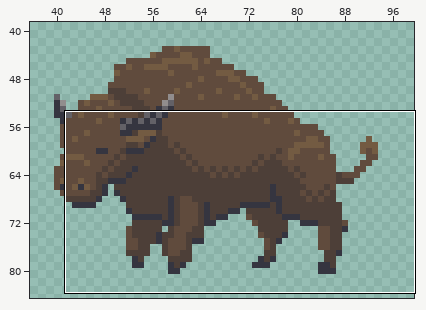
A pixel-art file gets an edit: Sprites/Bison/bison_animation.aseprite. Above: a wide view before the commit, with the close-up outlined.
Close-up. The starting point:
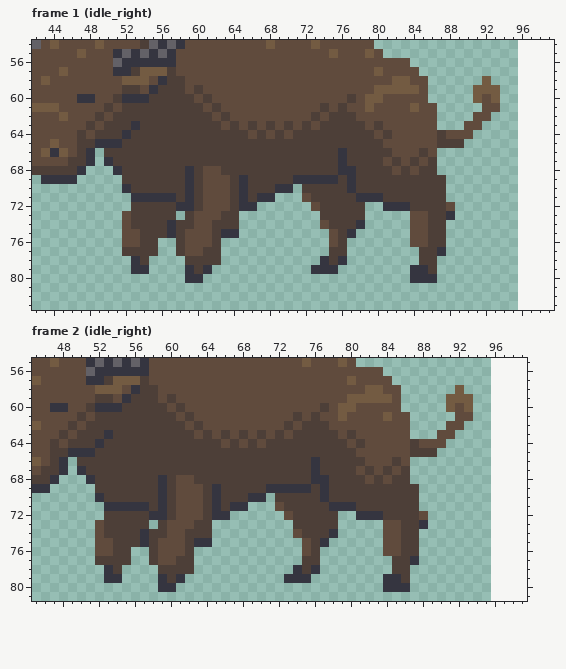
64x64 pixels, 38 frames. Shown: frame 1 (idle_right): x 42..99, y 54..83; frame 2 (idle_right): x 45..99, y 55..81. The old version is drawn lined up with the new one, on the new canvas. The wide view leaves out empty margins. The commit also changed other frames or places, which this record leaves out.
After the commit:
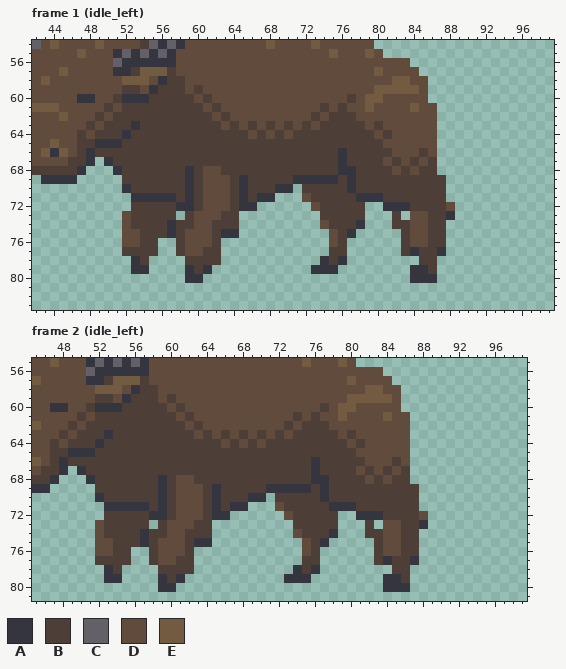
Palette (. is transparent): A #353540  B #4d3f38  C #636167  D #604b3d  E #735b42
Commit message: added bison spawner to world
From old to new:
canvas 64x64 -> 128x128, the old top-left corner now at 32,32
Changed rows in their new state; - is an unchanged pixel.
Frame 1 (idle_left):
first column x 49:
58 -------------------------------------------.-
59 ------------------------------------------...
60 ------------------------------------------...
61 -------------------------------------------..
62 ------------------------------------------..-
63 -----------------------------------------..--
64 --------------------------------------....---
65 --------------------------------------...----
66 B--------------------------------------------
first column x 82:
73 B--
74 BB-
75 -B-
76 -B-
77 -BA
Frame 2 (idle_left): the same change as frame 1 (idle_left)
Changed places in both close-ups, as pixel boxes (x1, y1, x2, y2):
erased: (437, 76, 500, 148)
added: (95, 148, 104, 157)
added: (392, 211, 419, 256)
erased: (410, 385, 473, 457)
added: (68, 457, 77, 466)
added: (365, 520, 392, 565)
